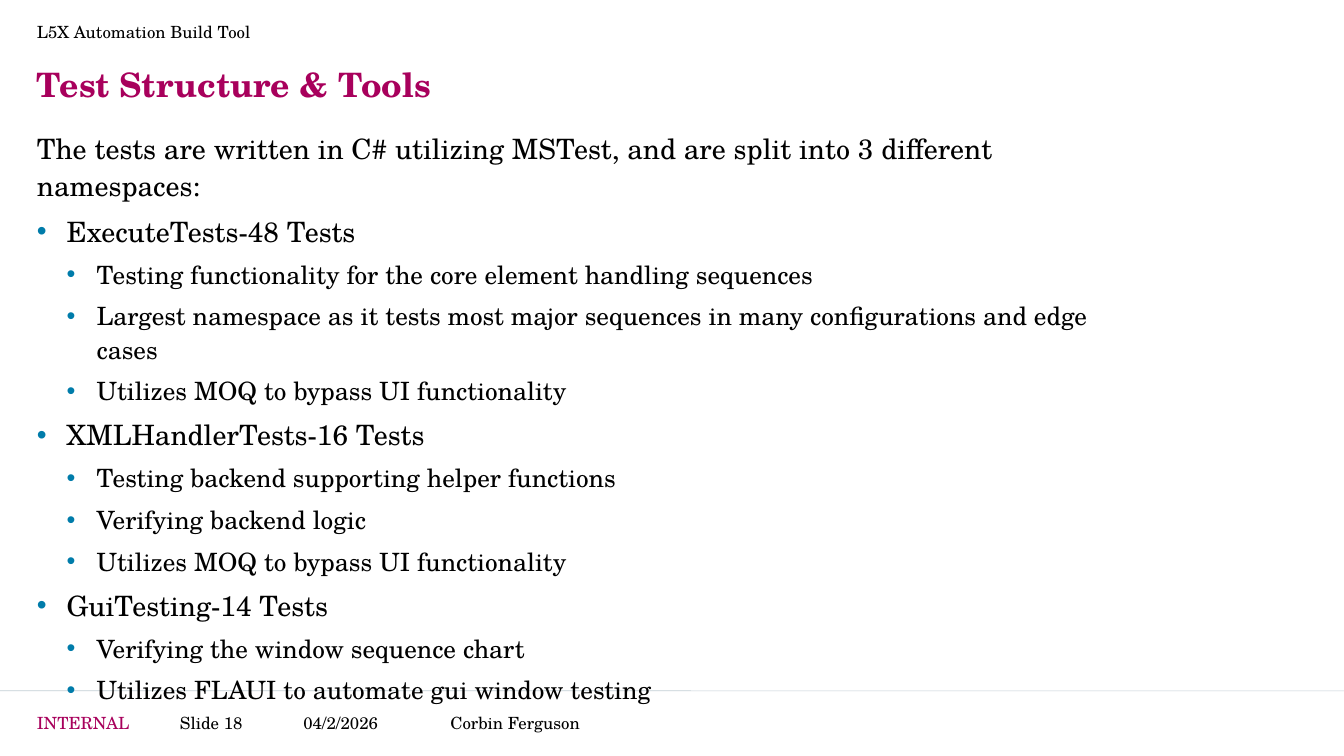
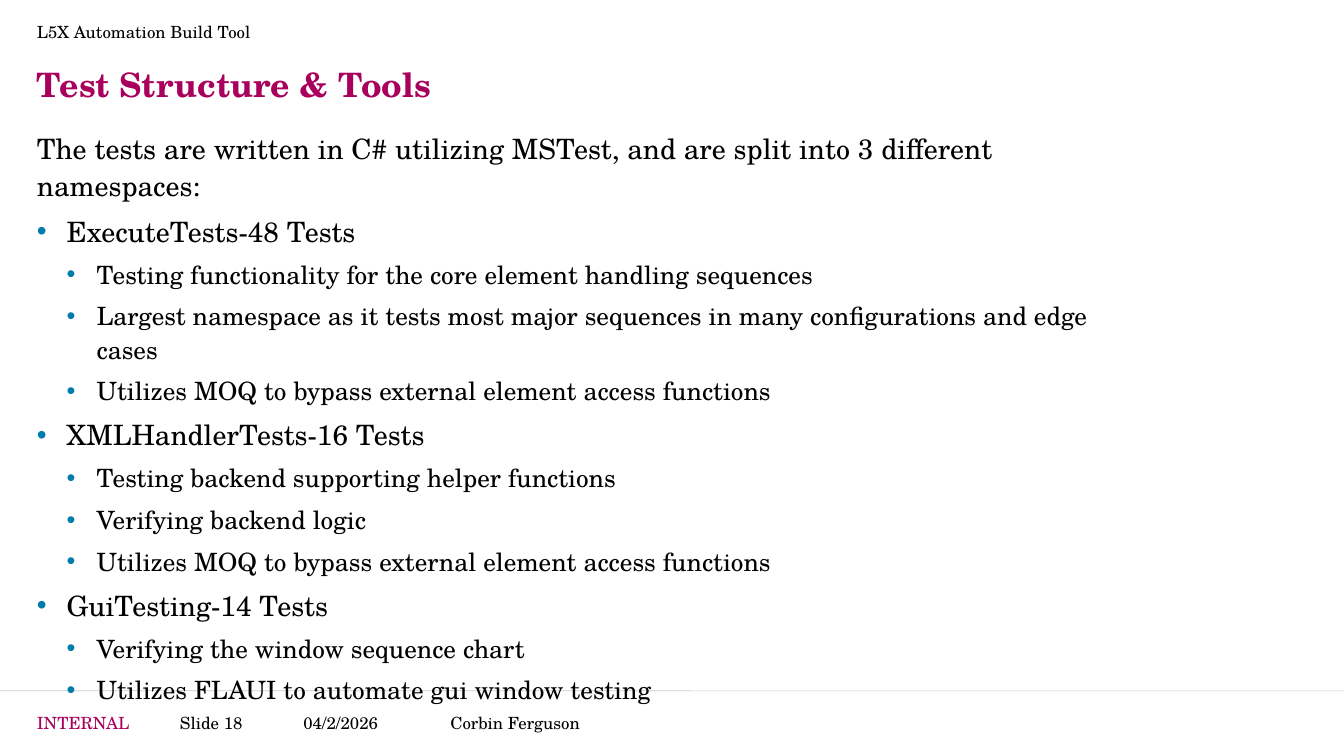
Before and after one commit to CorbinFerguson/ThesisBuildTool, a slide deck: slide 18 of Thesis Writing Documents/Project Development.pptx. Drawn at 1344x756 pixels with LibreOffice and Linux fonts; fonts in the diff are those of the drawing; background and template pictures are left out. Boxes give left, top, right and bottom in pixels: in the first picture for what was removed or moved away, otherwise in the second. Text is boxed around its words. In the diff, an @@ line names an element or a change of style, - is before the commit and + after.

```diff
--- a/Thesis Writing Documents/Project Development.pptx
+++ b/Thesis Writing Documents/Project Development.pptx
@@ text at [97, 381, 771, 405]: text changed @@
-  • Utilizes MOQ to bypass UI functionality
+  • Utilizes MOQ to bypass external element access functions
@@ text at [97, 552, 771, 576]: text changed @@
-  • Utilizes MOQ to bypass UI functionality
+  • Utilizes MOQ to bypass external element access functions
```
Also in this commit, not shown: 5 other slides changed, 1 other file.
